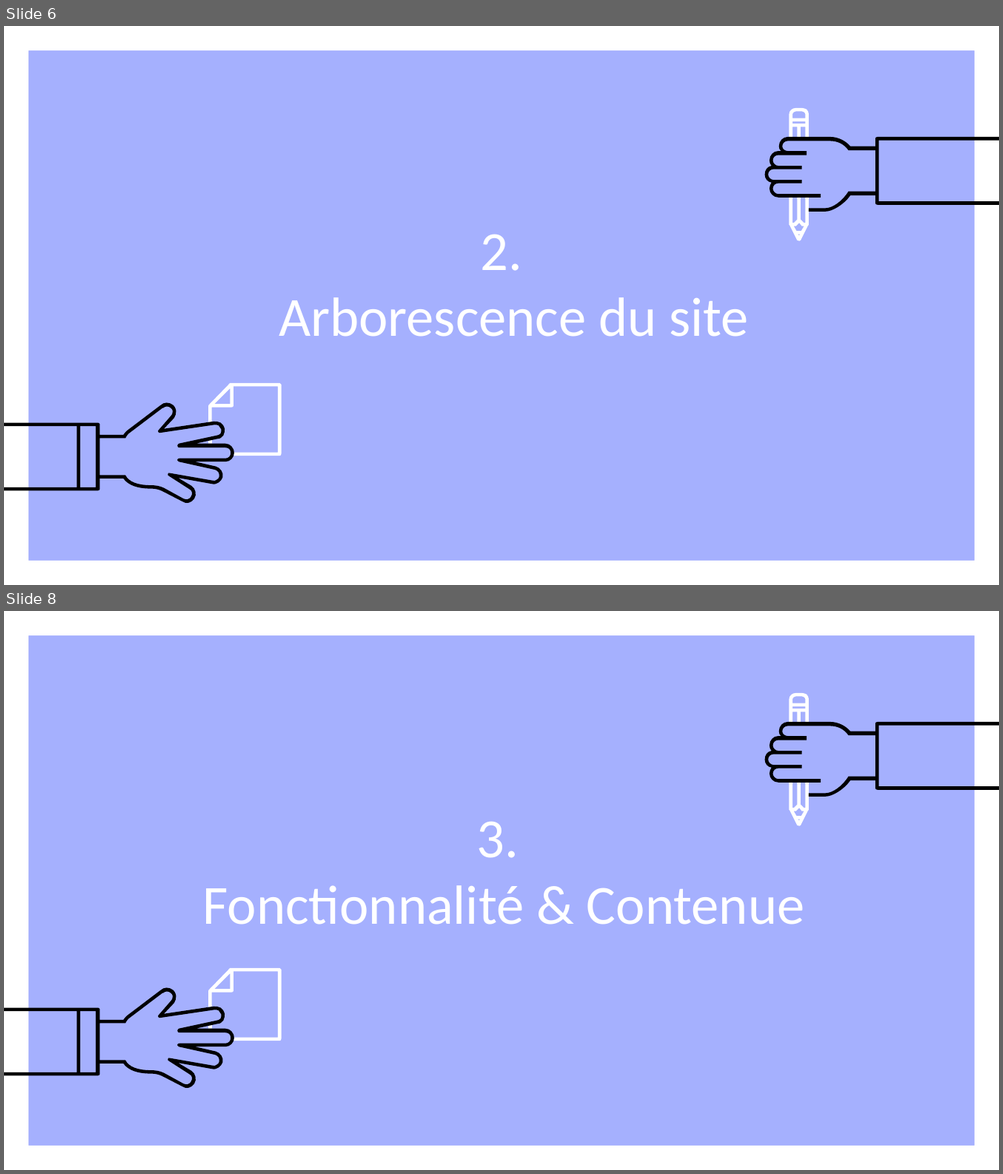
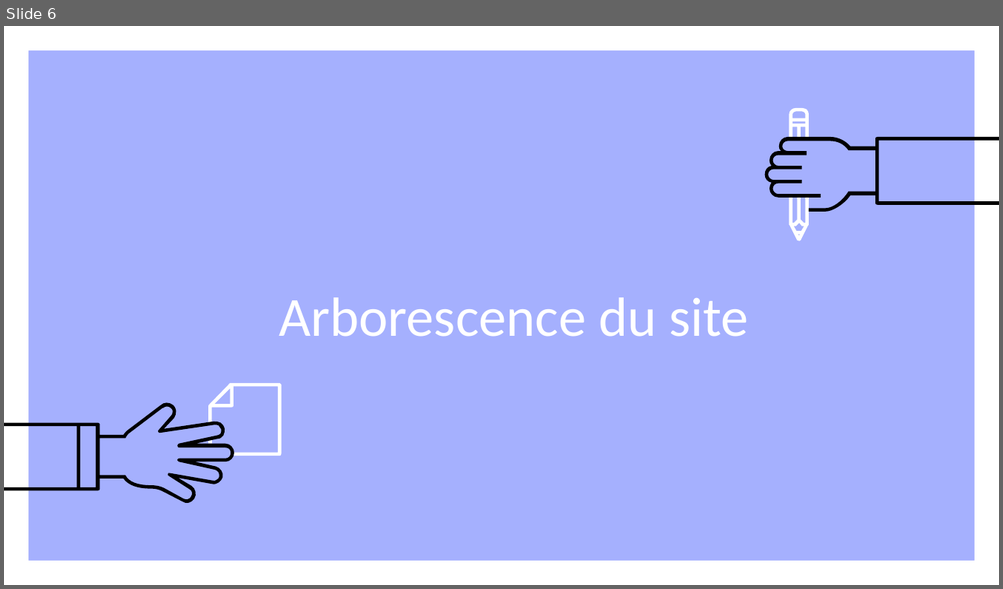
Before and after one commit to WCraW/OpenClassRoomP3, a slide deck: Slide Projet 3.pptx. Shown one above the other, each under a label of ours: slides 6 and 8 before the commit, slide 6 after it; the slides between them are not shown. The pictures are 1003x1174 and 1003x589 pixels, drawn with LibreOffice and Linux fonts; fonts in the diff are those of the drawing. Boxes give left, top, right and bottom in pixels: in the first picture for what was removed or moved away, otherwise in the second. Text is boxed around its words. In the diff, an @@ line names an element or a change of style, - is before the commit and + after.

```diff
--- a/Slide Projet 3.pptx
+++ b/Slide Projet 3.pptx
@@ slide 8 removed at (x1=4, y1=611, x2=999, y2=1170), background #A5B0FE; not listed: 7 template elements that a slide beside it also shows @@
@@ title removed at (x1=203, y1=822, x2=804, y2=925) @@
-3.
-Fonctionnalité & Contenue
@@ slide 6 changed as well @@
@@ title at (x1=481, y1=235, x2=523, y2=271): paragraph removed @@
-2.
```
Also in this commit, not shown: 4 other slides changed, 6 slides added, 3 other slides removed, 1 other file.
